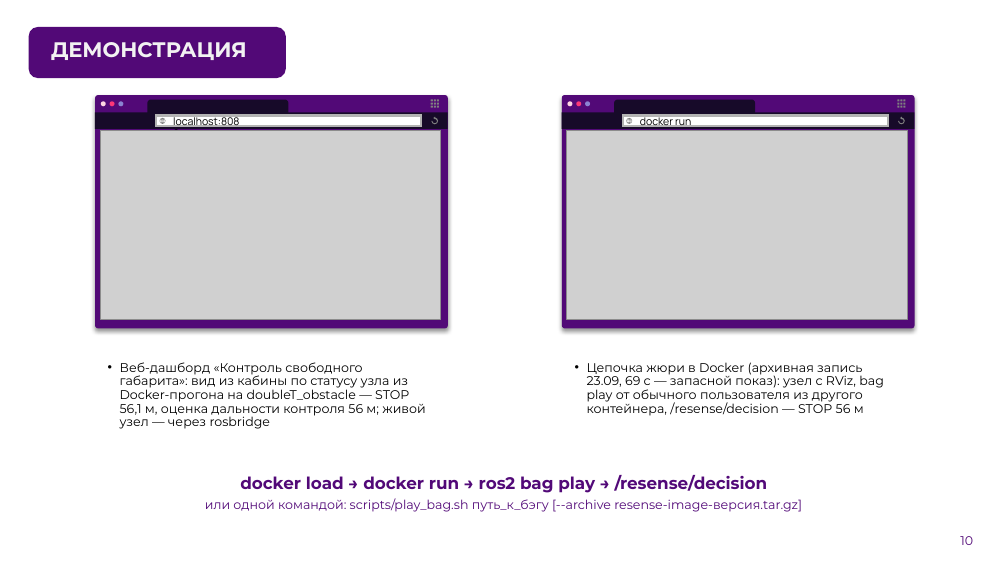
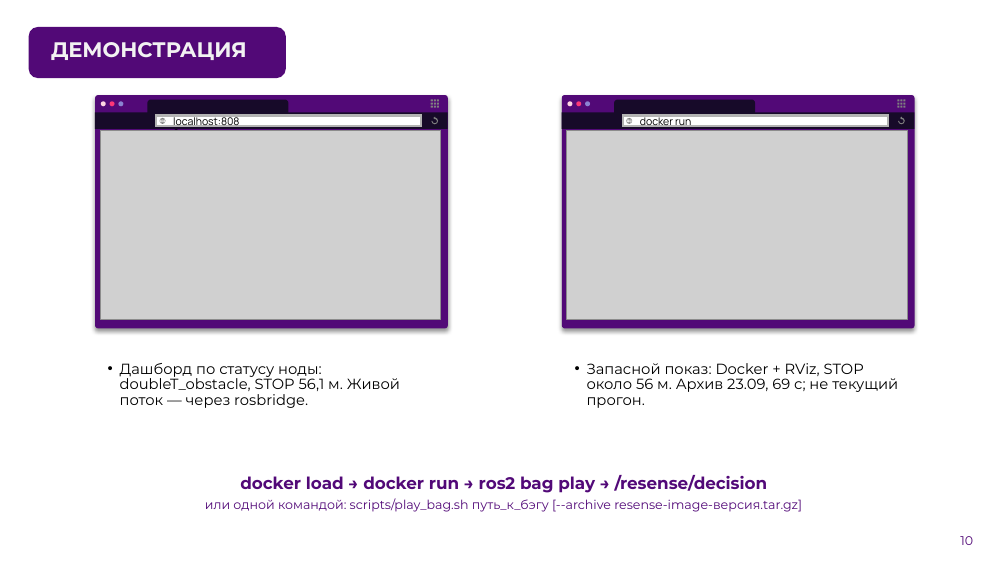
Before and after one commit to pmixay/ReSense, a slide deck: slide 10 of docs/presentation/ReSense_LCT2026.pptx. Drawn at 1008x567 pixels with LibreOffice and Linux fonts; fonts in the diff are those of the drawing; grey boxes stand for pictures; background and template pictures are left out. Boxes give left, top, right and bottom in pixels: in the first picture for what was removed or moved away, otherwise in the second. Text is boxed around its words. In the diff, an @@ line names an element or a change of style, - is before the commit and + after.

```diff
--- a/docs/presentation/ReSense_LCT2026.pptx
+++ b/docs/presentation/ReSense_LCT2026.pptx
@@ text at box(120, 363, 400, 408): text changed; size 12 to 14 pt @@
-• Веб-дашборд «Контроль свободного габарита»: вид из кабины по статусу узла из Docker-прогона на doubleT_obstacle — STOP 56,1 м, оценка дальности контроля 56 м; живой узел — через rosbridge
+• Дашборд по статусу ноды: doubleT_obstacle, STOP 56,1 м. Живой поток — через rosbridge.
@@ text at box(587, 363, 898, 408): text changed; size 12 to 14 pt @@
-• Цепочка жюри в Docker (архивная запись 23.09, 69 с — запасной показ): узел с RViz, bag play от обычного пользователя из другого контейнера, /resense/decision — STOP 56 м
+• Запасной показ: Docker + RViz, STOP около 56 м. Архив 23.09, 69 с; не текущий прогон.
```
Also in this commit, not shown: 13 other slides changed, 22 other files.
